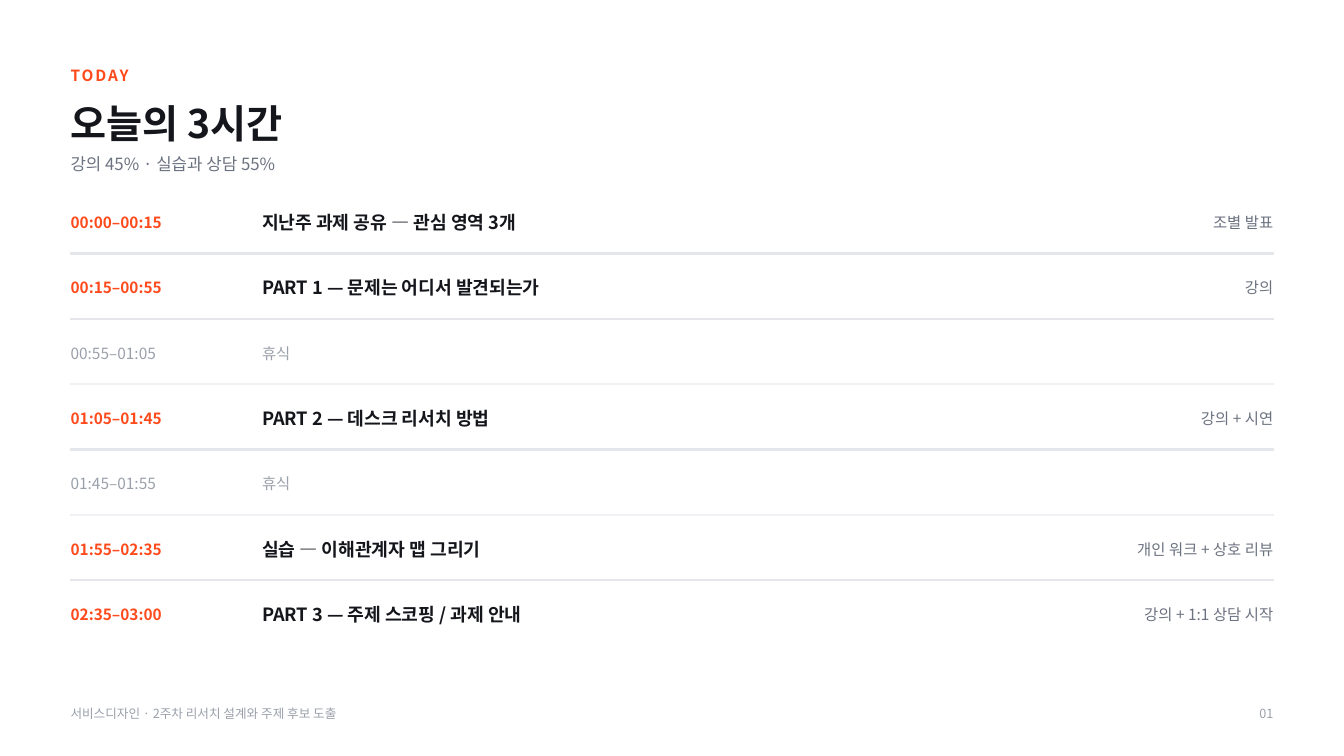
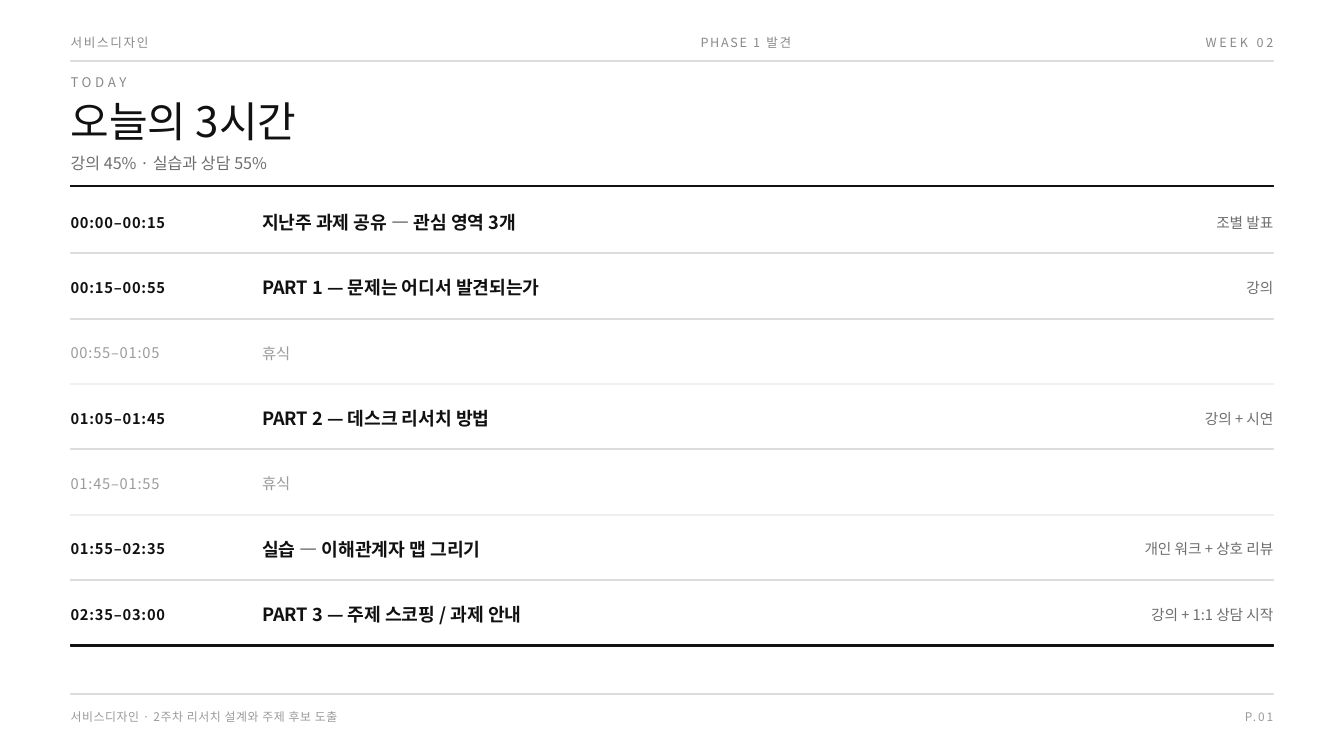
Before and after one commit to design-eng/MIN.D, a slide deck: slide 2 of dist/weeks/서비스디자인_02주차_리서치설계.pptx. Drawn at 1344x756 pixels with LibreOffice and Linux fonts; fonts in the diff are those of the drawing. Boxes give left, top, right and bottom in pixels: in the first picture for what was removed or moved away, otherwise in the second. Text is boxed around its words. In the diff, an @@ line names an element or a change of style, - is before the commit and + after.

```diff
--- a/dist/weeks/서비스디자인_02주차_리서치설계.pptx
+++ b/dist/weeks/서비스디자인_02주차_리서치설계.pptx
@@ text added at <box>71,36,149,48</box>, 9 pt, text #8A8A8A @@
+서비스디자인
@@ text added at <box>701,37,791,48</box>, 9 pt, text #8A8A8A @@
+PHASE 1 발견
@@ text added at <box>1206,38,1274,47</box>, 9 pt, text #8A8A8A @@
+WEEK 02
@@ text "TODAY": place and size @@
-text "TODAY" at <box>71,63,1273,89</box>
+text "TODAY" at <box>71,77,127,87</box>
@@ text "TODAY" at <box>71,77,127,87</box>: size 11 to 9.5 pt, text colour #FF4A1C to #8A8A8A, letter spacing 1.4 to 2.6 pt, bold off @@
@@ rectangle added at <box>71,60,1273,62</box>, fill #DCDCDC, outline #DCDCDC 1 pt @@
@@ text "오늘의 3시간" at <box>71,102,297,141</box>: size 28 to 30 pt, text colour #14161B to #111111, bold off @@
@@ text "강의 45% · 실습과 상담 ..." at <box>71,155,267,170</box>: size 12 to 11.5 pt, text colour #6B7280 to #6E6E6E @@
@@ rectangle added at <box>71,186,1273,187</box>, fill #111111, outline #111111 1 pt @@
@@ text "00:55–01:05" at <box>71,347,160,358</box>: size 11 to 10.5 pt, text colour #9AA0AA to #9B9B9B, letter spacing 0 to 0.6 pt @@
@@ text "휴식" at <box>262,346,290,360</box>: text colour #9AA0AA to #9B9B9B @@
@@ text "01:45–01:55" at <box>71,478,160,489</box>: size 11 to 10.5 pt, text colour #9AA0AA to #9B9B9B, letter spacing 0 to 0.6 pt @@
@@ text "휴식" at <box>262,476,290,490</box>: text colour #9AA0AA to #9B9B9B @@
@@ size 11 to 10.5 pt, text colour #FF4A1C to #111111, letter spacing 0 to 0.6 pt in 5 elements at <box>71,217,166,228</box>, <box>71,282,166,293</box>, <box>71,413,166,424</box>, <box>71,543,166,554</box>, <box>71,609,166,620</box> @@
@@ fill #E4E6EB to #DCDCDC; outline #E4E6EB 1 pt to #DCDCDC 1 pt in 4 elements at <box>71,253,1273,254</box>, <box>71,319,1273,320</box>, <box>71,449,1273,450</box>, <box>71,580,1273,581</box> @@
@@ text colour #14161B to #111111 in 5 elements at <box>262,213,516,231</box>, <box>262,278,540,296</box>, <box>262,409,489,427</box>, <box>262,540,480,558</box>, <box>262,605,521,623</box> @@
@@ size 11 to 10.5 pt, text colour #6B7280 to #6E6E6E in 5 elements at <box>1216,216,1273,229</box>, <box>1246,281,1273,294</box>, <box>1205,412,1273,425</box>, <box>1145,542,1273,555</box>, <box>1151,608,1273,621</box> @@
@@ rectangle added at <box>71,645,1273,646</box>, fill #111111, outline #111111 1 pt @@
@@ text "서비스디자인 · 2주차 리서치 설계와 ..." at <box>71,711,337,722</box>: size 9 to 8.5 pt, text colour #9AA0AA to #9B9B9B, letter spacing 0 to 0.4 pt @@
@@ rectangle added at <box>71,694,1273,695</box>, fill #DCDCDC, outline #DCDCDC 1 pt @@
@@ text at <box>1245,712,1256,721</box>: text changed; size 9 to 8.5 pt; text colour #9AA0AA to #9B9B9B @@
-01
+P.01
```
Also in this commit, not shown: 16 other slides changed, 19 other files.
